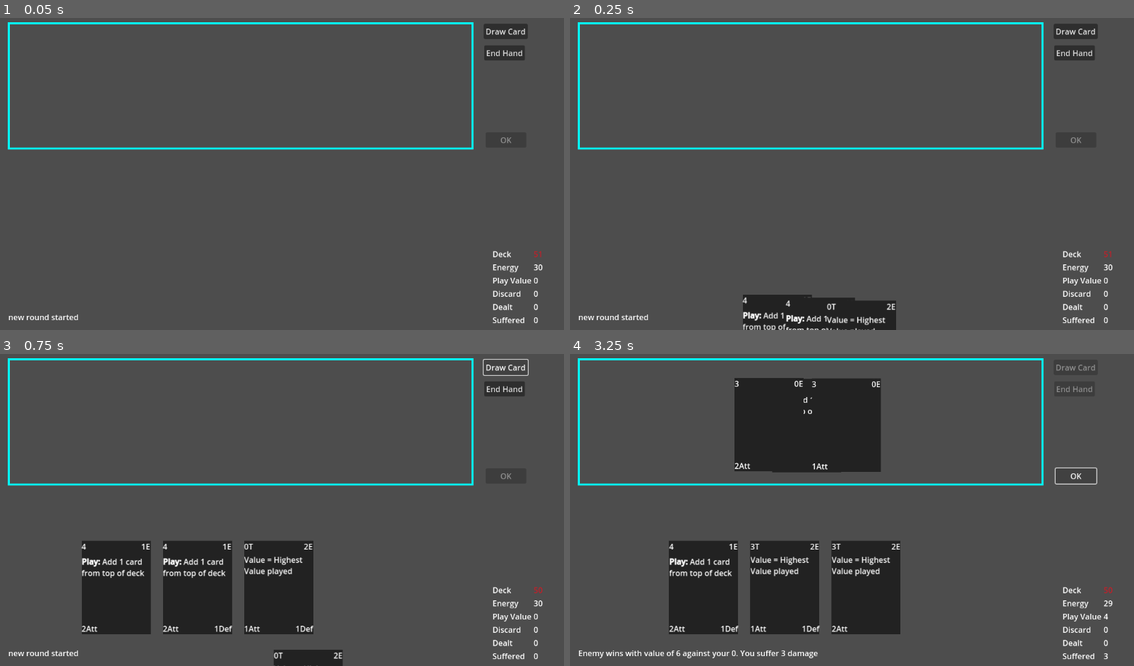
Above: before the commit, frames 1-4 (two rows, left to right).
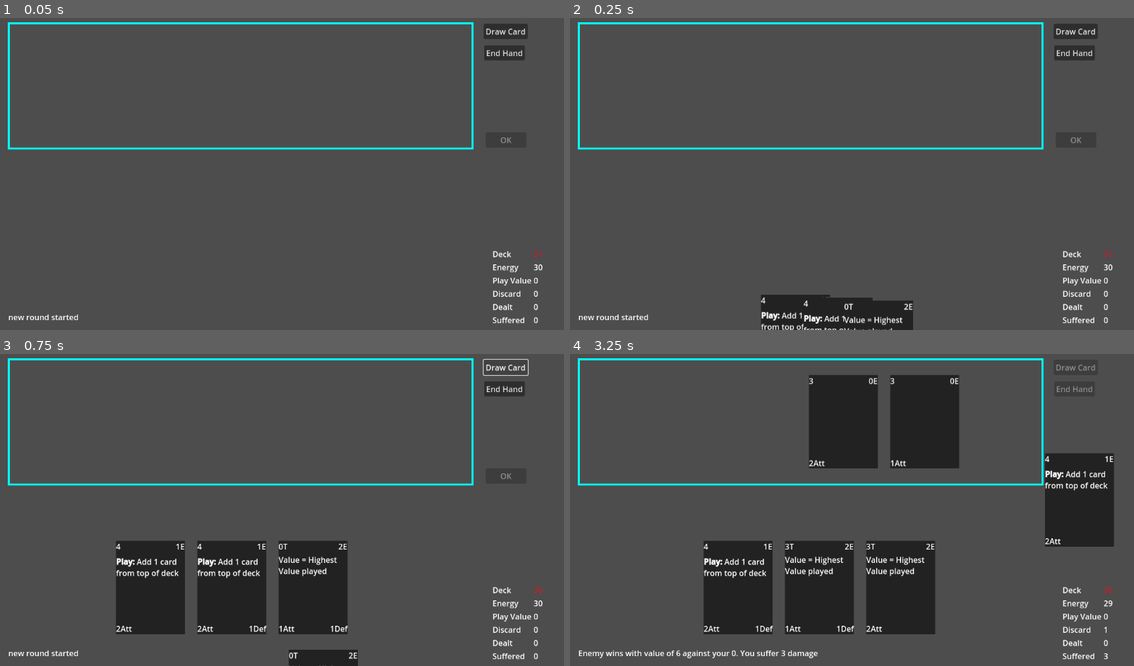
Above: after the commit, the same moments.

Repository: TicklesTheBrain/CardBuilder
Game: Godot game, scene res://game.tscn
The game is run twice, just before and just after one commit, with the same random seed, the same clock (stepped at 60 frames per second) and the same inputs.
Inputs (mouse positions are in pixels of both pictures, inside the frame that each line leads up to):
- Up to frame 1 (0.05 s): no input
- Up to frame 2 (0.25 s): no input
- Up to frame 3 (0.75 s): click "Draw Card" at 0.5 s
- Up to frame 4 (3.25 s): click "End Hand" at 1.25 s; drag from (660, 588) to (812, 422) at 2.02 s; click "OK" at 2.75 s

Frame 1 is identical in both runs. In frame 2, 1.3% of the frame differs, in the area x 30-61%, y 88-100%; in frame 3, 7.5%; in frame 4, 19%, in the area x 17-97%, y 6-90%.

Commit message:
bugfixing and new trigger types

Diff:
--- a/cardAbstractions/cardContainer.gd
+++ b/cardAbstractions/cardContainer.gd
@@ -24,6 +24,10 @@
 		return maxCards
 	else:
 		return maxCards - cards.size()
+
+func triggerAll(triggerType: PlayEffect.triggerType):
+	for card in cards:
+		await card.triggerEffect(triggerType)
 
 func addCard(cardToAdd: CardData) -> bool:
 
--- a/cardAbstractions/cardData.gd
+++ b/cardAbstractions/cardData.gd
@@ -9,8 +9,19 @@
 
 @export var onPlayEffects: Array[PlayEffect] = []
 @export var playConditionals: Array[Conditional] = []
+@export var onLoseEffects: Array[PlayEffect] = []
+@export var onWinEffects: Array[PlayEffect] = []
+@export var onBustEffects: Array[PlayEffect] = []
+@export var endRoundEffects: Array[PlayEffect] = []
+@export var drawEffects: Array[PlayEffect] = []
+@export var startMatchEffects: Array[PlayEffect] = []
 
-var container: CardContainer
+var container: CardContainer:
+	set (new):
+		if container:
+			prevContainer = container
+		container = new
+var prevContainer: CardContainer
 var context: GameStateContext
 
 func getValue():
@@ -27,13 +38,30 @@
 func updateContext():
 	Events.requestContext.emit(self)
 
+func triggerEffectBucket(bucketToTrigger: Array[PlayEffect]):
+	for eff in bucketToTrigger:
+		updateContext()
+		context.actingCard = self
+		await eff.trigger(context)
+
 func triggerEffect(typeToTrigger: PlayEffect.triggerType):
+
 	match typeToTrigger:
 		PlayEffect.triggerType.PLAY:
-			for ef in onPlayEffects:
-				updateContext()
-				context.actingCard = self
-				await ef.trigger(context)
+			await triggerEffectBucket(onPlayEffects)
+		PlayEffect.triggerType.LOSE:
+			await triggerEffectBucket(onLoseEffects)
+		PlayEffect.triggerType.WIN:
+			await triggerEffectBucket(onWinEffects)
+		PlayEffect.triggerType.BUST:
+			await triggerEffectBucket(onBustEffects)
+			await triggerEffectBucket(onLoseEffects)
+		PlayEffect.triggerType.END_ROUND:
+			await triggerEffectBucket(endRoundEffects)
+		PlayEffect.triggerType.DRAW:
+			await triggerEffectBucket(drawEffects)
+		PlayEffect.triggerType.START_MATCH:
+			await triggerEffectBucket(startMatchEffects)
 
 func getPlayEffectText() -> String:
 	var result = ''
--- a/cardAbstractions/cardParam.gd
+++ b/cardAbstractions/cardParam.gd
@@ -31,14 +31,14 @@
 
 func checkIsNonStatic():
 	for mod in modifiers:
-		if mod.active and mod.nonStatic:
+		if mod.active and "nonStatic" in mod and mod.nonStatic:
 			return true
 	return false
 
 func getNonStaticOptions():
 	if checkIsNonStatic():
 		for mod in modifiers:
-			if mod.active and mod.nonStatic:
+			if mod.active and "nonStatic" in mod and mod.nonStatic:
 				return mod.options
 	else:
 		return []
--- a/cardAbstractions/tcRules.gd
+++ b/cardAbstractions/tcRules.gd
@@ -6,4 +6,4 @@
 @export var counter: int = -1
 
 func createNewTC(ctxt: GameStateContext):
-    return TcFactory.createTC(actOrDeact, counter, event,ctxt)
+    return TcFactory.createTC(actOrDeact, counter, event, ctxt)
--- a/cardAbstractions/timingCheck.gd
+++ b/cardAbstractions/timingCheck.gd
@@ -8,7 +8,7 @@
 var turnOff: bool = false
 var counter: int = -1
 
-var excludeCard: CardData
+var cardSubject: CardData
 var containerSubject: CardContainer
 
 func decreaseCounter(_discardValue = null, _discardValue2 = null):
@@ -23,9 +23,15 @@
 func counterDecreaseOnCardPlayed(container: CardContainer, card: CardData):
 	if container != containerSubject:
 		return
-	if excludeCard and card == excludeCard:
+	if cardSubject and card == cardSubject:
 		return
 	decreaseCounter()
+
+func counterDecreaseOnCardRemoved(_container: CardContainer, card: CardData):
+	if cardSubject != card:
+		return
+	if card.prevContainer and card.prevContainer == containerSubject:
+		decreaseCounter()
 
 func connectCardPlayed():
 	Events.cardAdded.connect(counterDecreaseOnCardPlayed)
@@ -35,3 +41,6 @@
 
 func connectTurnStart():
 	Events.playerTurnStart.connect(decreaseCounter)
+
+func connectCardRemoved():
+	Events.cardAdded.connect(counterDecreaseOnCardRemoved)
--- a/cardEffects/playEffect.gd
+++ b/cardEffects/playEffect.gd
@@ -1,7 +1,7 @@
 extends Resource
 class_name PlayEffect
 
-enum triggerType {NONE, PLAY, DISCARD, END, DRAW}
+enum triggerType {NONE, PLAY, DISCARD, END_ROUND, DRAW, START_MATCH, WIN, LOSE, BUST}
 
 @export var effectName: String
 @export var staticText: String
--- a/cardInterfaceStuff/dynamicPositionController.gd
+++ b/cardInterfaceStuff/dynamicPositionController.gd
@@ -1,7 +1,8 @@
 extends CardPositionController
 class_name DynamicPositionController
 
-@export var cardArea: CollisionShape2D
+@export var cardAreas: Array[CollisionShape2D]
+@export var cardAreaId: int = 0
 @export var minCardCenterDistance: float
 @export var maxCardGap: float
 
@@ -10,8 +11,8 @@
 	if cards.size() < 1:
 		return
 
-	var centerPos = cardArea.position
-	var areaWidth = cardArea.shape.get_rect().size.x
+	var centerPos = cardAreas[cardAreaId].position
+	var areaWidth = cardAreas[cardAreaId].shape.get_rect().size.x
 	var cardWidth = cards[0].cardShape.get_children()[0].shape.get_rect().size.x
 	var distanceBetweenCards = minCardCenterDistance
 	var startingPoint: Vector2
@@ -22,13 +23,13 @@
 		distanceBetweenCards = maxCardGap+cardWidth
 	elif cardWidth+(cards.size()-1)*minCardCenterDistance >= areaWidth:
 		distanceBetweenCards = minCardCenterDistance
-		startingPoint = centerPos - Vector2(areaWidth/2,0)
+		startingPoint = centerPos - Vector2(areaWidth/2,0) + Vector2(cardWidth/2,0)
 	else:
 		distanceBetweenCards = (areaWidth - cardWidth) / (cards.size()-1)
 
 	var totalCardWidth = cardWidth + distanceBetweenCards*(cards.size()-1)
 	if not startingPoint:
-		startingPoint = centerPos - Vector2(totalCardWidth/2, 0)
+		startingPoint = centerPos - Vector2(totalCardWidth/2, 0) + Vector2(cardWidth/2,0)
 
 	var i = 0
 	var tween = get_tree().create_tween().set_parallel()
@@ -37,3 +38,10 @@
 		var cardPosition = startingPoint + Vector2(i*distanceBetweenCards,0)
 		i +=1
 		tween.tween_property(card,"position", cardPosition, cardMoveTime)
+
+func switchCardArea(newId: int):
+	cardAreaId = newId
+	scuttleCards()
+
+func resetCardArea():
+	switchCardArea(0)
--- a/game.gd
+++ b/game.gd
@@ -12,6 +12,8 @@
 @export var enemyPlayArea: CardContainer
 @export var discardManager: CardContainer
 
+@export var playAreaPositionController: DynamicPositionController
+
 
 @export var pocketPacked: PackedScene
 var pocketRefs = {}
@@ -72,6 +74,8 @@
 	Events.requestNewPocket.connect(makeNewPocket)
 	Events.requestClosePocket.connect(cleanUpPocket)
 	Events.orphanedCardDisplay.connect(reparentCardDisplay)
+
+	deckManager.triggerAll(PlayEffect.triggerType.START_MATCH)
 
 	roundLoop()
 
@@ -166,6 +170,7 @@
 
 	energy.reset()
 	startTurnCardDraw.reset()
+	playAreaPositionController.resetCardArea()
 
 	activeActor = player
 	passiveActor = enemy
@@ -194,7 +199,7 @@
 		message = "Your Value: {value}, Att: {att}, Def: {def}".format({"value": value, 'att': attack, "def": defence})
 
 
-	playAreaManager.disposeAll()
+	playAreaPositionController.switchCardArea(1)
 	#handManager.disposeAll()
 
 	drawCardButton.disabled = true
@@ -214,11 +219,13 @@
 	okButton.disabled = false
 
 	await okButton.button_down
+	playAreaManager.disposeAll()
 
 	##ROUND RESOLUTION
 
 	if enemyPlayArea.bustCounter.checkIsBusted():
 		message = "Enemy busted, you deal {dmg}".format({'dmg': attack})
+		await playAreaManager.triggerAll(PlayEffect.triggerType.WIN)
 		damageDealt.amount += attack
 
 	elif enemyPlayArea.bustCounter.prevCount == value:
@@ -227,12 +234,18 @@
 	elif enemyPlayArea.bustCounter.prevCount > value or busted:
 		var enemyAttack = enemyPlayArea.getAll().reduce(func(acc, card): return acc+card.stats.attack, 0)
 		message = "Enemy wins with value of {their} against your {val}. You suffer {dmg} damage".format({"their": enemyPlayArea.bustCounter.prevCount, "val": value, "dmg": enemyAttack})
+		if busted:
+			await playAreaManager.triggerAll(PlayEffect.triggerType.BUST)
+		else:
+			await playAreaManager.triggerAll(PlayEffect.triggerType.LOSE)
 		damageSuffered.amount += enemyAttack
 
 	else:
 		message = "You win with value of {val} against their {their}. They suffer {dmg} damage".format({"their": enemyPlayArea.bustCounter.prevCount, "val": value, "dmg": attack})
+		await playAreaManager.triggerAll(PlayEffect.triggerType.WIN)
 		damageDealt.amount += attack
 
+	await playAreaManager.triggerAll(PlayEffect.triggerType.END_ROUND)
 
 	okButton.disabled = false
 
--- a/game.tscn
+++ b/game.tscn
@@ -8,7 +8,6 @@
 [ext_resource type="Script" path="res://cardInterfaceStuff/CardDisplaySink.gd" id="3_lpmun"]
 [ext_resource type="Script" path="res://cardAbstractions/cardParam.gd" id="4_kj13h"]
 [ext_resource type="Script" path="res://modifiers/paramModifierFixedChange.gd" id="4_kraob"]
-[ext_resource type="Script" path="res://cardInterfaceStuff/FixedPositionController.gd" id="4_u0guh"]
 [ext_resource type="Script" path="res://cardInterfaceStuff/PlayAreaController.gd" id="5_fctuw"]
 [ext_resource type="Script" path="res://cardAbstractions/emptyCardData.gd" id="5_fj00f"]
 [ext_resource type="Script" path="res://cardEffects/peContainerModifier.gd" id="5_y0qb8"]
@@ -801,13 +800,19 @@
 onPlayEffects = Array[Resource("res://cardEffects/playEffect.gd")]([])
 playConditionals = Array[Resource("res://conditionals/conditionals.gd")]([])
 
+[sub_resource type="RectangleShape2D" id="RectangleShape2D_7o7mm"]
+size = Vector2(664, 259)
+
 [sub_resource type="RectangleShape2D" id="RectangleShape2D_c17rp"]
 size = Vector2(959, 204)
 
+[sub_resource type="RectangleShape2D" id="RectangleShape2D_qnh12"]
+size = Vector2(271.5, 256.5)
+
 [sub_resource type="RectangleShape2D" id="RectangleShape2D_625ey"]
 size = Vector2(947, 256.5)
 
-[node name="game" type="Node2D" node_paths=PackedStringArray …(82 unchanged characters)… r", "enemyPlayArea", "discardManager", "energy", "startTurnCardDraw", "damageDea …(103 unchanged characters)…
+[node name="game" type="Node2D" node_paths=PackedStringArray …(82 unchanged characters)… r", "enemyPlayArea", "discardManager", "playAreaPositionController", "energy", "startTurnCardDraw", "damageDea …(103 unchanged characters)…
 script = ExtResource("1_hbkeb")
 deckManager = NodePath("Logic/Player/DeckManager")
 enemyDeckManager = NodePath("Logic/Enemy/EnemyDeck")
@@ -816,6 +821,7 @@
 playAreaManager = NodePath("Logic/Player/PlayAreaManager")
 enemyPlayArea = NodePath("Logic/Enemy/EnemyPlayArea")
 discardManager = NodePath("Logic/Player/DiscardManager")
+playAreaPositionController = NodePath("PlayArea/PlayAreaPositionController")
 pocketPacked = ExtResource("2_cx0xa")
 energy = NodePath("Logic/Player/Energy")
 startTurnCardDraw = NodePath("Logic/Player/StartTurnCardDraw")
@@ -940,138 +946,16 @@
 text = "OK
 "
 
-[node name="EnemyPlayAreaController" type="Node2D" parent="." node_paths=PackedStringArray("posCollections", "logicalContainer")]
-visible = false
-script = ExtResource("4_u0guh")
-posCollections = [NodePath("../PlayArea/PlayAreaPositionController/1Pos"), NodePath("../PlayArea/PlayAreaPositionController/2Pos"), NodePath("../PlayArea/PlayAreaPositionController/3Pos"), NodePath("../PlayArea/PlayAreaPositionController/4Pos"), NodePath("../PlayArea/PlayAreaPositionController/5Pos"), NodePath("../PlayArea/PlayAreaPositionController/6Pos"), NodePath("../PlayArea/PlayAreaPositionController/7Pos")]
-cardMoveTime = null
+[node name="EnemyPlayAreaController" type="Node2D" parent="." node_paths=PackedStringArray("cardAreas", "logicalContainer")]
+script = ExtResource("27_mupmx")
+cardAreas = [NodePath("EnemyPlayAreaShape")]
+minCardCenterDistance = 25.0
+maxCardGap = 25.0
 logicalContainer = NodePath("../Logic/Enemy/EnemyPlayArea")
 
-[node name="1Pos" type="Node2D" parent="EnemyPlayAreaController"]
-
-[node name="1_1" type="Marker2D" parent="EnemyPlayAreaController/1Pos"]
-position = Vector2(483, 156)
-metadata/_edit_group_ = true
-
-[node name="2Pos" type="Node2D" parent="EnemyPlayAreaController"]
-
-[node name="1_2" type="Marker2D" parent="EnemyPlayAreaController/2Pos"]
-position = Vector2(406, 154)
-metadata/_edit_group_ = true
-
-[node name="2_2" type="Marker2D" parent="EnemyPlayAreaController/2Pos"]
-position = Vector2(564, 155)
-metadata/_edit_group_ = true
-
-[node name="3Pos" type="Node2D" parent="EnemyPlayAreaController"]
-
-[node name="1_3" type="Marker2D" parent="EnemyPlayAreaController/3Pos"]
-position = Vector2(361, 152)
-metadata/_edit_group_ = true
-
-[node name="2_3" type="Marker2D" parent="EnemyPlayAreaController/3Pos"]
-position = Vector2(519, 153)
-metadata/_edit_group_ = true
-
-[node name="3_3" type="Marker2D" parent="EnemyPlayAreaController/3Pos"]
-position = Vector2(676, 153)
-metadata/_edit_group_ = true
-
-[node name="4Pos" type="Node2D" parent="EnemyPlayAreaController"]
-
-[node name="1_4" type="Marker2D" parent="EnemyPlayAreaController/4Pos"]
-position = Vector2(303, 153)
-metadata/_edit_group_ = true
-
-[node name="2_4" type="Marker2D" parent="EnemyPlayAreaController/4Pos"]
-position = Vector2(461, 154)
-metadata/_edit_group_ = true
-
-[node name="3_4" type="Marker2D" parent="EnemyPlayAreaController/4Pos"]
-position = Vector2(618, 154)
-metadata/_edit_group_ = true
-
-[node name="4_4" type="Marker2D" parent="EnemyPlayAreaController/4Pos"]
-position = Vector2(773, 154)
-metadata/_edit_group_ = true
-
-[node name="5Pos" type="Node2D" parent="EnemyPlayAreaController"]
-
-[node name="1_5" type="Marker2D" parent="EnemyPlayAreaController/5Pos"]
-position = Vector2(206, 152)
-metadata/_edit_group_ = true
-
-[node name="2_5" type="Marker2D" parent="EnemyPlayAreaController/5Pos"]
-position = Vector2(364, 153)
-metadata/_edit_group_ = true
-
-[node name="3_5" type="Marker2D" parent="EnemyPlayAreaController/5Pos"]
-position = Vector2(521, 153)
-metadata/_edit_group_ = true
-
-[node name="4_5" type="Marker2D" parent="EnemyPlayAreaController/5Pos"]
-position = Vector2(676, 153)
-metadata/_edit_group_ = true
-
-[node name="5_5" type="Marker2D" parent="EnemyPlayAreaController/5Pos"]
-position = Vector2(833, 154)
-metadata/_edit_group_ = true
-
-[node name="6Pos" type="Node2D" parent="EnemyPlayAreaController"]
-
-[node name="1_6" type="Marker2D" parent="EnemyPlayAreaController/6Pos"]
-position = Vector2(86, 152)
-metadata/_edit_group_ = true
-
-[node name="2_6" type="Marker2D" parent="EnemyPlayAreaController/6Pos"]
-position = Vector2(244, 153)
-metadata/_edit_group_ = true
-
-[node name="3_6" type="Marker2D" parent="EnemyPlayAreaController/6Pos"]
-position = Vector2(401, 153)
-metadata/_edit_group_ = true
-
-[node name="4_6" type="Marker2D" parent="EnemyPlayAreaController/6Pos"]
-position = Vector2(556, 153)
-metadata/_edit_group_ = true
-
-[node name="5_6" type="Marker2D" parent="EnemyPlayAreaController/6Pos"]
-position = Vector2(713, 154)
-metadata/_edit_group_ = true
-
-[node name="6_6" type="Marker2D" parent="EnemyPlayAreaController/6Pos"]
-position = Vector2(868, 155)
-metadata/_edit_group_ = true
-
-[node name="7Pos" type="Node2D" parent="EnemyPlayAreaController"]
-
-[node name="1_7" type="Marker2D" parent="EnemyPlayAreaController/7Pos"]
-position = Vector2(16, 156)
-metadata/_edit_group_ = true
-
-[node name="2_7" type="Marker2D" parent="EnemyPlayAreaController/7Pos"]
-position = Vector2(174, 157)
-metadata/_edit_group_ = true
-
-[node name="3_7" type="Marker2D" parent="EnemyPlayAreaController/7Pos"]
-position = Vector2(331, 157)
-metadata/_edit_group_ = true
-
-[node name="4_7" type="Marker2D" parent="EnemyPlayAreaController/7Pos"]
-position = Vector2(486, 157)
-metadata/_edit_group_ = true
-
-[node name="5_7" type="Marker2D" parent="EnemyPlayAreaController/7Pos"]
-position = Vector2(643, 158)
-metadata/_edit_group_ = true
-
-[node name="6_7" type="Marker2D" parent="EnemyPlayAreaController/7Pos"]
-position = Vector2(798, 159)
-metadata/_edit_group_ = true
-
-[node name="7_7" type="Marker2D" parent="EnemyPlayAreaController/7Pos"]
-position = Vector2(954, 160)
-metadata/_edit_group_ = true
+[node name="EnemyPlayAreaShape" type="CollisionShape2D" parent="EnemyPlayAreaController"]
+position = Vector2(641, 148.5)
+shape = SubResource("RectangleShape2D_7o7mm")
 
 [node name="EnemyDiscardController" type="Node2D" parent="." node_paths=PackedStringArray("container", "positionMarker")]
 script = ExtResource("3_lpmun")
@@ -1091,156 +975,34 @@
 [node name="Marker2D" type="Marker2D" parent="DiscardDisplayController"]
 position = Vector2(1091, 319)
 
-[node name="HandCardDisplayController" type="Node2D" parent="." node_paths=PackedStringArray("cardArea", "logicalContainer")]
+[node name="HandCardDisplayController" type="Node2D" parent="." node_paths=PackedStringArray("cardAreas", "logicalContainer")]
 script = ExtResource("27_mupmx")
-cardArea = NodePath("CollisionShape2D")
+cardAreas = [NodePath("HandCardArea")]
 minCardCenterDistance = 25.0
 maxCardGap = 25.0
 logicalContainer = NodePath("../Logic/Player/HandManager")
 
-[node name="CollisionShape2D" type="CollisionShape2D" parent="HandCardDisplayController"]
+[node name="HandCardArea" type="CollisionShape2D" parent="HandCardDisplayController"]
 position = Vector2(509, 487)
 shape = SubResource("RectangleShape2D_c17rp")
 
 [node name="PlayArea" type="Area2D" parent="." node_paths=PackedStringArray("positionController", "shape")]
 script = ExtResource("5_fctuw")
 positionController = NodePath("PlayAreaPositionController")
-shape = NodePath("Shape")
-
-[node name="PlayAreaPositionController" type="Node2D" parent="PlayArea" node_paths=PackedStringArray("posCollections", "logicalContainer")]
-visible = false
-script = ExtResource("4_u0guh")
-posCollections = [NodePath("1Pos"), NodePath("2Pos"), NodePath("3Pos"), NodePath("4Pos"), NodePath("5Pos"), NodePath("6Pos"), NodePath("7Pos")]
-cardMoveTime = null
+shape = NodePath("FullLengthShape")
+
+[node name="PlayAreaPositionController" type="Node2D" parent="PlayArea" node_paths=PackedStringArray("cardAreas", "logicalContainer")]
+script = ExtResource("27_mupmx")
+cardAreas = [NodePath("../FullLengthShape"), NodePath("DecreasedShape")]
+minCardCenterDistance = 40.0
+maxCardGap = 30.0
 logicalContainer = NodePath("../../Logic/Player/PlayAreaManager")
 
-[node name="1Pos" type="Node2D" parent="PlayArea/PlayAreaPositionController"]
-
-[node name="1_1" type="Marker2D" parent="PlayArea/PlayAreaPositionController/1Pos"]
-position = Vector2(483, 156)
-metadata/_edit_group_ = true
-
-[node name="2Pos" type="Node2D" parent="PlayArea/PlayAreaPositionController"]
-
-[node name="1_2" type="Marker2D" parent="PlayArea/PlayAreaPositionController/2Pos"]
-position = Vector2(406, 154)
-metadata/_edit_group_ = true
-
-[node name="2_2" type="Marker2D" parent="PlayArea/PlayAreaPositionController/2Pos"]
-position = Vector2(564, 155)
-metadata/_edit_group_ = true
-
-[node name="3Pos" type="Node2D" parent="PlayArea/PlayAreaPositionController"]
-
-[node name="1_3" type="Marker2D" parent="PlayArea/PlayAreaPositionController/3Pos"]
-position = Vector2(361, 152)
-metadata/_edit_group_ = true
-
-[node name="2_3" type="Marker2D" parent="PlayArea/PlayAreaPositionController/3Pos"]
-position = Vector2(519, 153)
-metadata/_edit_group_ = true
-
-[node name="3_3" type="Marker2D" parent="PlayArea/PlayAreaPositionController/3Pos"]
-position = Vector2(676, 153)
-metadata/_edit_group_ = true
-
-[node name="4Pos" type="Node2D" parent="PlayArea/PlayAreaPositionController"]
-
-[node name="1_4" type="Marker2D" parent="PlayArea/PlayAreaPositionController/4Pos"]
-position = Vector2(303, 153)
-metadata/_edit_group_ = true
-
-[node name="2_4" type="Marker2D" parent="PlayArea/PlayAreaPositionController/4Pos"]
-position = Vector2(461, 154)
-metadata/_edit_group_ = true
-
-[node name="3_4" type="Marker2D" parent="PlayArea/PlayAreaPositionController/4Pos"]
-position = Vector2(618, 154)
-metadata/_edit_group_ = true
-
-[node name="4_4" type="Marker2D" parent="PlayArea/PlayAreaPositionController/4Pos"]
-position = Vector2(773, 154)
-metadata/_edit_group_ = true
-
-[node name="5Pos" type="Node2D" parent="PlayArea/PlayAreaPositionController"]
-
-[node name="1_5" type="Marker2D" parent="PlayArea/PlayAreaPositionController/5Pos"]
-position = Vector2(206, 152)
-metadata/_edit_group_ = true
-
-[node name="2_5" type="Marker2D" parent="PlayArea/PlayAreaPositionController/5Pos"]
-position = Vector2(364, 153)
-metadata/_edit_group_ = true
-
-[node name="3_5" type="Marker2D" parent="PlayArea/PlayAreaPositionController/5Pos"]
-position = Vector2(521, 153)
-metadata/_edit_group_ = true
-
-[node name="4_5" type="Marker2D" parent="PlayArea/PlayAreaPositionController/5Pos"]
-position = Vector2(676, 153)
-metadata/_edit_group_ = true
-
-[node name="5_5" type="Marker2D" parent="PlayArea/PlayAreaPositionController/5Pos"]
-position = Vector2(833, 154)
-metadata/_edit_group_ = true
-
-[node name="6Pos" type="Node2D" parent="PlayArea/PlayAreaPositionController"]
-
-[node name="1_6" type="Marker2D" parent="PlayArea/PlayAreaPositionController/6Pos"]
-position = Vector2(86, 152)
-metadata/_edit_group_ = true
-
-[node name="2_6" type="Marker2D" parent="PlayArea/PlayAreaPositionController/6Pos"]
-position = Vector2(244, 153)
-metadata/_edit_group_ = true
-
-[node name="3_6" type="Marker2D" parent="PlayArea/PlayAreaPositionController/6Pos"]
-position = Vector2(401, 153)
-metadata/_edit_group_ = true
-
-[node name="4_6" type="Marker2D" parent="PlayArea/PlayAreaPositionController/6Pos"]
-position = Vector2(556, 153)
-metadata/_edit_group_ = true
-
-[node name="5_6" type="Marker2D" parent="PlayArea/PlayAreaPositionController/6Pos"]
-position = Vector2(713, 154)
-metadata/_edit_group_ = true
-
-[node name="6_6" type="Marker2D" parent="PlayArea/PlayAreaPositionController/6Pos"]
-position = Vector2(868, 155)
-metadata/_edit_group_ = true
-
-[node name="7Pos" type="Node2D" parent="PlayArea/PlayAreaPositionController"]
-
-[node name="1_7" type="Marker2D" parent="PlayArea/PlayAreaPositionController/7Pos"]
-position = Vector2(16, 156)
-metadata/_edit_group_ = true
-
-[node name="2_7" type="Marker2D" parent="PlayArea/PlayAreaPositionController/7Pos"]
-position = Vector2(174, 157)
-metadata/_edit_group_ = true
-
-[node name="3_7" type="Marker2D" parent="PlayArea/PlayAreaPositionController/7Pos"]
-position = Vector2(331, 157)
-metadata/_edit_group_ = true
-
-[node name="4_7" type="Marker2D" parent="PlayArea/PlayAreaPositionController/7Pos"]
-position = Vector2(486, 157)
-metadata/_edit_group_ = true
-
-[node name="5_7" type="Marker2D" parent="PlayArea/PlayAreaPositionController/7Pos"]
-position = Vector2(643, 158)
-metadata/_edit_group_ = true
-
-[node name="6_7" type="Marker2D" parent="PlayArea/PlayAreaPositionController/7Pos"]
-position = Vector2(798, 159)
-metadata/_edit_group_ = true
-
-[node name="7_7" type="Marker2D" parent="PlayArea/PlayAreaPositionController/7Pos"]
-position = Vector2(954, 160)
-metadata/_edit_group_ = true
-
-[node name="Shape" type="CollisionShape2D" parent="PlayArea"]
+[node name="DecreasedShape" type="CollisionShape2D" parent="PlayArea/PlayAreaPositionController"]
+position = Vector2(154.25, 149)
+shape = SubResource("RectangleShape2D_qnh12")
+
+[node name="FullLengthShape" type="CollisionShape2D" parent="PlayArea"]
 position = Vector2(492, 149)
 shape = SubResource("RectangleShape2D_625ey")
 script = ExtResource("6_53o6h")
--- a/tc_factory.gd
+++ b/tc_factory.gd
@@ -1,6 +1,6 @@
 extends Node
 
-enum EventType {TURN_START, TURN_END, CARD_PLAYED}
+enum EventType {TURN_START, TURN_END, CARD_PLAYED, CARD_REMOVED_FROM_HAND, CARD_DESTROYED}
 
 func createTC(type: TimingCheck.CheckType, counter: int, event: EventType, ctxt: GameStateContext):
 	var newTC = TimingCheck.new()
@@ -13,7 +13,11 @@
 			newTC.connectTurnEnd()
 		EventType.CARD_PLAYED:
 			newTC.connectCardPlayed()
-			newTC.excludeCard = ctxt.actingCard
+			newTC.subjectCard = ctxt.actingCard
 			newTC.containerSubject = ctxt.playArea
+		EventType.CARD_REMOVED_FROM_HAND:
+			newTC.connectCardRemoved()
+			newTC.subjectCard = ctxt.actingCard
+			newTC.containerSubject = ctxt.hand
 
 	return newTC
Not shown: 1 places in game.tscn that only renumber resources
